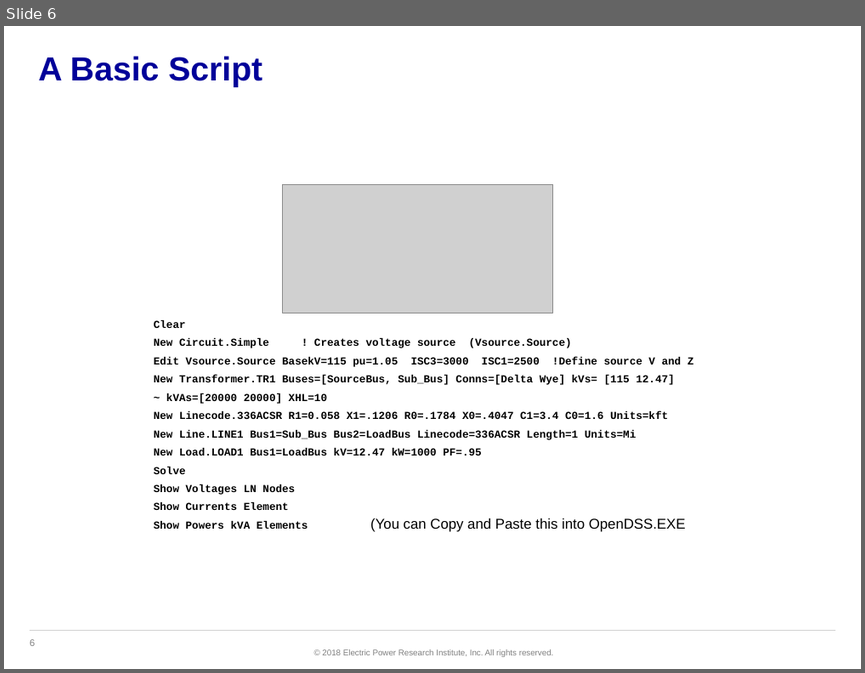
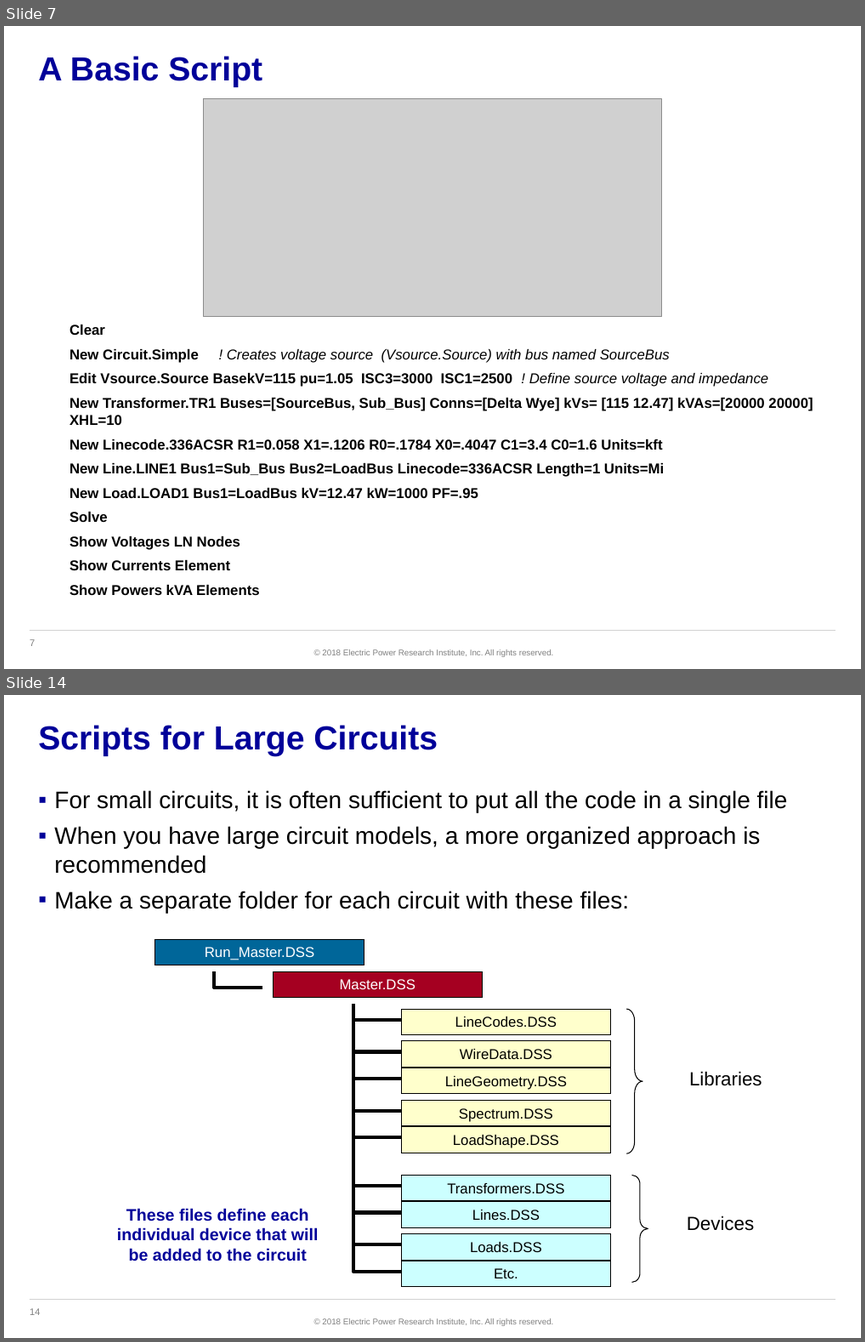
Before and after one commit to dss-extensions/opendss-svn-mirror, a slide deck: trunk/Training/NCSU-2018/Scripting Basics.pptx. Shown one above the other, each under a label of ours: slide 6 before the commit, slides 7 and 14 after it; the slides between them are not shown. The pictures are 865x673 and 865x1342 pixels, drawn with LibreOffice and Linux fonts; fonts in the diff are those of the drawing; grey boxes stand for pictures; background and template pictures are left out. Boxes give left, top, right and bottom in pixels: in the first picture for what was removed or moved away, otherwise in the second. Text is boxed around its words. In the diff, an @@ line names an element or a change of style, - is before the commit and + after.

```diff
--- a/trunk/Training/NCSU-2018/Scripting Basics.pptx
+++ b/trunk/Training/NCSU-2018/Scripting Basics.pptx
@@ slide 14 added at [4, 695, 861, 1338], background #FFFFFF; not listed: 3 template elements that a slide beside it also shows @@
@@ title added at [38, 725, 438, 756], 28 pt, text #000099, bold @@
+Scripts for Large Circuits
@@ text added at [54, 790, 788, 913], 20 pt, text #000000 @@
+▪ For small circuits, it is often sufficient to put all the code in a single file
+▪ When you have large circuit models, a more organized approach is recommended
+▪ Make a separate folder for each circuit with these files:
@@ rectangle added at [154, 939, 364, 965], fill #006699, outline #000000 0.75 pt, 12 pt, text #FFFFFF @@
+Run_Master.DSS
@@ freeform shape added at [214, 971, 262, 987], outline #000000 3 pt @@
@@ rectangle added at [273, 971, 482, 997], fill #A50021, outline #000000 0.75 pt, 12 pt, text #FFFFFF @@
+Master.DSS
@@ freeform shape added at [353, 1004, 402, 1020], outline #000000 3 pt @@
@@ freeform shape added at [353, 1020, 402, 1052], outline #000000 3 pt @@
@@ rectangle added at [402, 1009, 611, 1034], fill #FFFFCC, outline #000000 0.75 pt, 12 pt, text #000000 @@
+LineCodes.DSS
@@ right brace added at [626, 1009, 642, 1153], outline #000000 0.75 pt @@
@@ freeform shape added at [353, 1051, 402, 1078], outline #000000 3 pt @@
@@ rectangle added at [402, 1041, 611, 1066], fill #FFFFCC, outline #000000 0.75 pt, 12 pt, text #000000 @@
+WireData.DSS
@@ rectangle added at [402, 1067, 611, 1094], fill #FFFFCC, outline #000000 0.75 pt, 12 pt, text #000000 @@
+LineGeometry.DSS
@@ text added at [689, 1071, 762, 1086], 16 pt, text #000000 @@
+Libraries
@@ freeform shape added at [353, 1078, 402, 1111], outline #000000 3 pt @@
@@ rectangle added at [402, 1100, 611, 1125], fill #FFFFCC, outline #000000 0.75 pt, 12 pt, text #000000 @@
+Spectrum.DSS
@@ freeform shape added at [353, 1111, 402, 1137], outline #000000 3 pt @@
@@ rectangle added at [402, 1127, 611, 1152], fill #FFFFCC, outline #000000 0.75 pt, 12 pt, text #000000 @@
+LoadShape.DSS
@@ freeform shape added at [353, 1132, 402, 1185], outline #000000 3 pt @@
@@ rectangle added at [402, 1174, 611, 1201], fill #CCFFFF, outline #000000 0.75 pt, 12 pt, text #000000 @@
+Transformers.DSS
@@ right brace added at [632, 1174, 648, 1281], outline #000000 0.75 pt @@
@@ freeform shape added at [353, 1185, 402, 1212], outline #000000 3 pt @@
@@ rectangle added at [402, 1202, 611, 1227], fill #CCFFFF, outline #000000 0.75 pt, 12 pt, text #000000 @@
+Lines.DSS
@@ text added at [117, 1208, 318, 1261], 14 pt, text #000099, bold @@
+These files define each individual device that will be added to the circuit
@@ freeform shape added at [353, 1213, 402, 1245], outline #000000 3 pt @@
@@ text added at [687, 1215, 754, 1231], 16 pt, text #000000 @@
+Devices
@@ freeform shape added at [353, 1244, 402, 1270], outline #000000 3 pt @@
@@ rectangle added at [402, 1234, 611, 1259], fill #CCFFFF, outline #000000 0.75 pt, 12 pt, text #000000 @@
+Loads.DSS
@@ rectangle added at [402, 1260, 611, 1287], fill #CCFFFF, outline #000000 0.75 pt, 12 pt, text #000000 @@
+Etc.
@@ what was slide 6 is now slide 7 @@
@@ slide 7 changed as well @@
@@ picture: place and size @@
-picture at [283, 184, 553, 313]
+picture at [204, 99, 662, 317]
@@ text "Clear": place and size @@
-text "Clear" at [154, 320, 694, 528]
+text "Clear" at [69, 324, 812, 595]
@@ text at [69, 324, 664, 595]: size 9 to 12 pt, font Courier New to Arial in "Clear", "New Linecode.336ACSR R1=0.058 X1=.1206 R0=.1784 X0=.4047 C1= ...", "New Line.LINE1 Bus1=Sub_Bus Bus2=LoadBus Linecode=336ACSR Le ...", "New Load.LOAD1 Bus1=LoadBus kV=12.47 kW=1000 PF=.95" and 4 more places; more space between paragraphs @@
@@ text at [69, 349, 812, 425]: text changed; size 9 to 12 pt; font Courier New to Arial @@
-New Circuit.Simple ! Creates voltage source (Vsource.Source)
-Edit Vsource.Source BasekV=115 pu=1.05 ISC3=3000 ISC1=2500 !Define source V and Z
-New Transformer.TR1 Buses=[SourceBus, Sub_Bus] Conns=[Delta Wye] kVs= [115 12.47]
-~ kVAs=[20000 20000] XHL=10
+New Circuit.Simple ! Creates voltage source (Vsource.Source) with bus named SourceBus
+Edit Vsource.Source BasekV=115 pu=1.05 ISC3=3000 ISC1=2500 ! Define source voltage and impedance
+New Transformer.TR1 Buses=[SourceBus, Sub_Bus] Conns=[Delta Wye] kVs= [115 12.47] kVAs=[20000 20000] XHL=10
@@ text removed at [370, 518, 686, 532] @@
-(You can Copy and Paste this into OpenDSS.EXE
@@ page number at [30, 639, 35, 646]: text changed @@
-6
+7
```
Also in this commit, not shown: 5 other slides changed, 11 other slides added, 3 slides removed.
